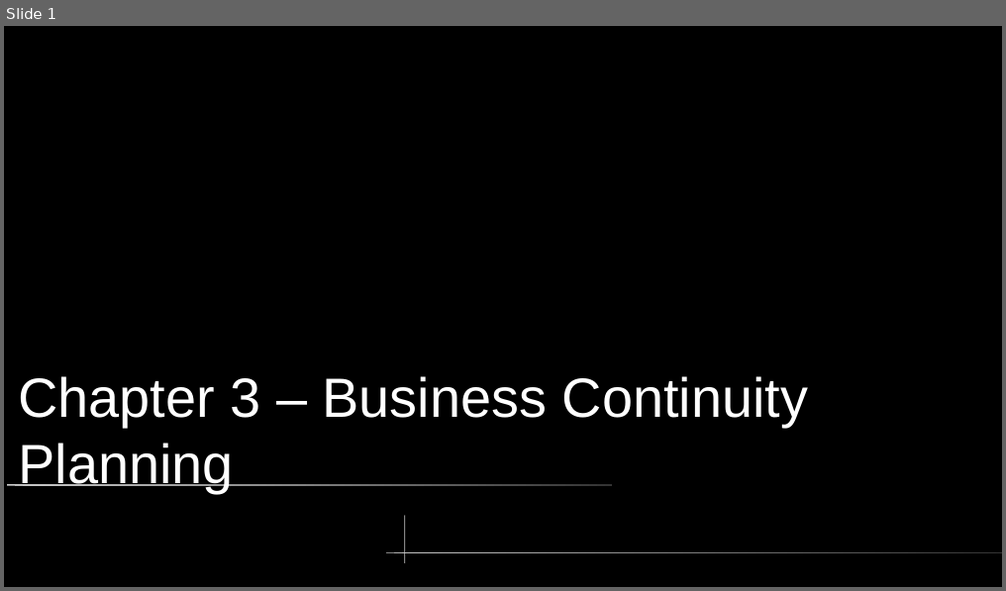
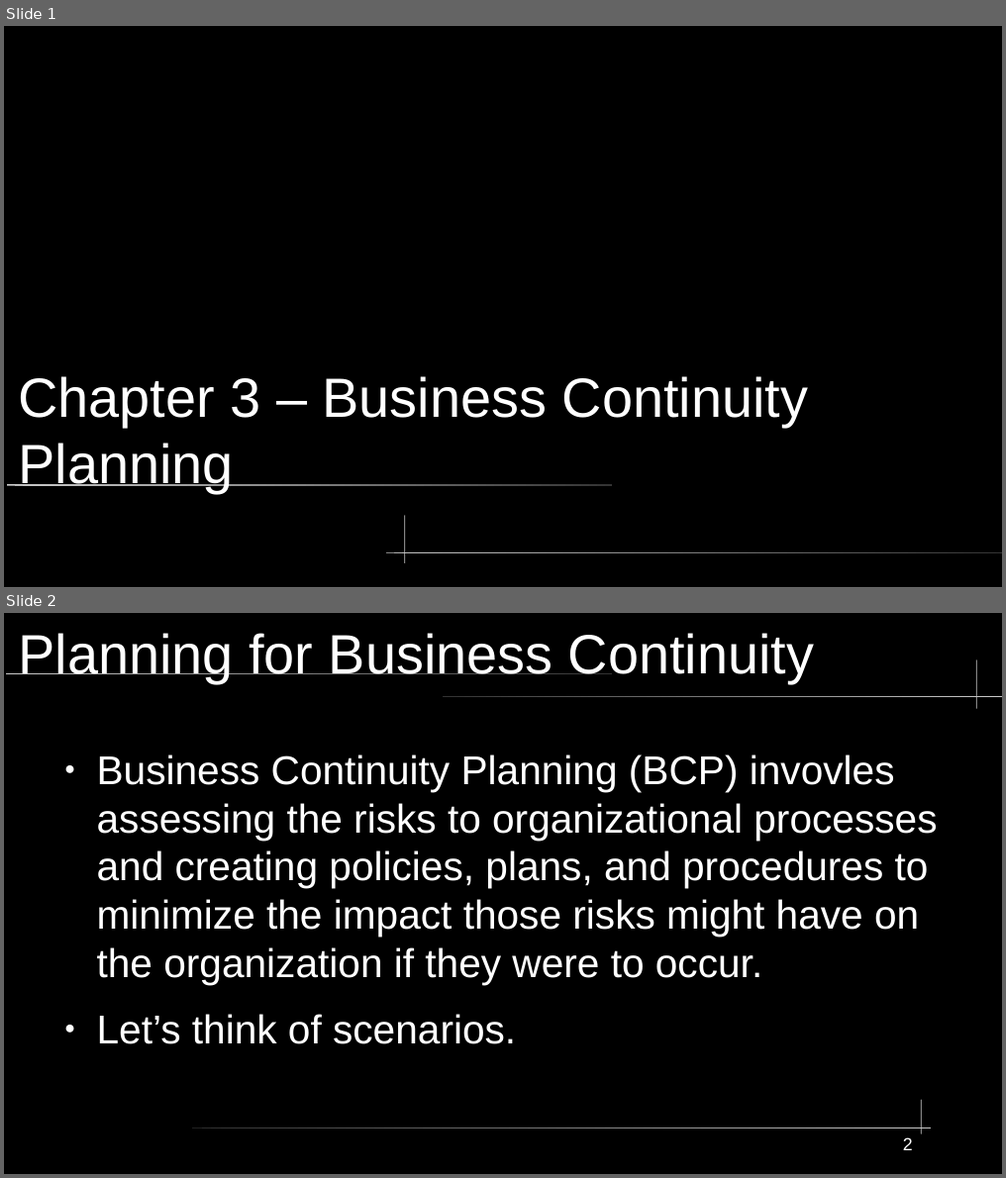
Before and after one commit to City-Colleges-of-Chicago-Cybersecurity/COMPSFI-214, a slide deck: 2026/Spring/powerpoints/Chatper-03-Business-Continuity-Planning.odp. Shown one above the other, each under a label of ours: slide 1 before the commit, slides 1 and 2 after it. The pictures are 1006x591 and 1006x1178 pixels, drawn with LibreOffice and Linux fonts; fonts in the diff are those of the drawing. Boxes give left, top, right and bottom in pixels: in the first picture for what was removed or moved away, otherwise in the second. Text is boxed around its words. In the diff, an @@ line names an element or a change of style, - is before the commit and + after.

```diff
--- a/2026/Spring/powerpoints/Chatper-03-Business-Continuity-Planning.odp
+++ b/2026/Spring/powerpoints/Chatper-03-Business-Continuity-Planning.odp
@@ slide 2 added at [4,613,1002,1174], background #000000 @@
@@ title added at [18,633,814,683], 44 pt, text #FFFFFF @@
+Planning for Business Continuity
@@ freeform shape added at [976,661,977,709], fill #CCCCCC @@
@@ rounded rectangle added at [6,672,612,674], fill gradient #CCCCCC to #333333 @@
@@ rounded rectangle added at [444,696,1002,697], fill gradient #333333 to #CCCCCC @@
@@ text added at [97,755,937,1045], 32 pt, text #FFFFFF @@
+● Business Continuity Planning (BCP) invovles assessing the risks to organizational processes and creating policies, plans, and procedures to minimize the impact those risks might have on the organization if they were to occur.
+● Let’s think of scenarios.
@@ freeform shape added at [922,1100,923,1135], fill #CCCCCC @@
@@ rounded rectangle added at [192,1128,932,1129], fill gradient #333333 to #CCCCCC @@
@@ page number added at [903,1138,913,1151], 14 pt, text #FFFFFF @@
+2
```
Also in this commit, not shown: 7 other slides added, 7 slides removed.
